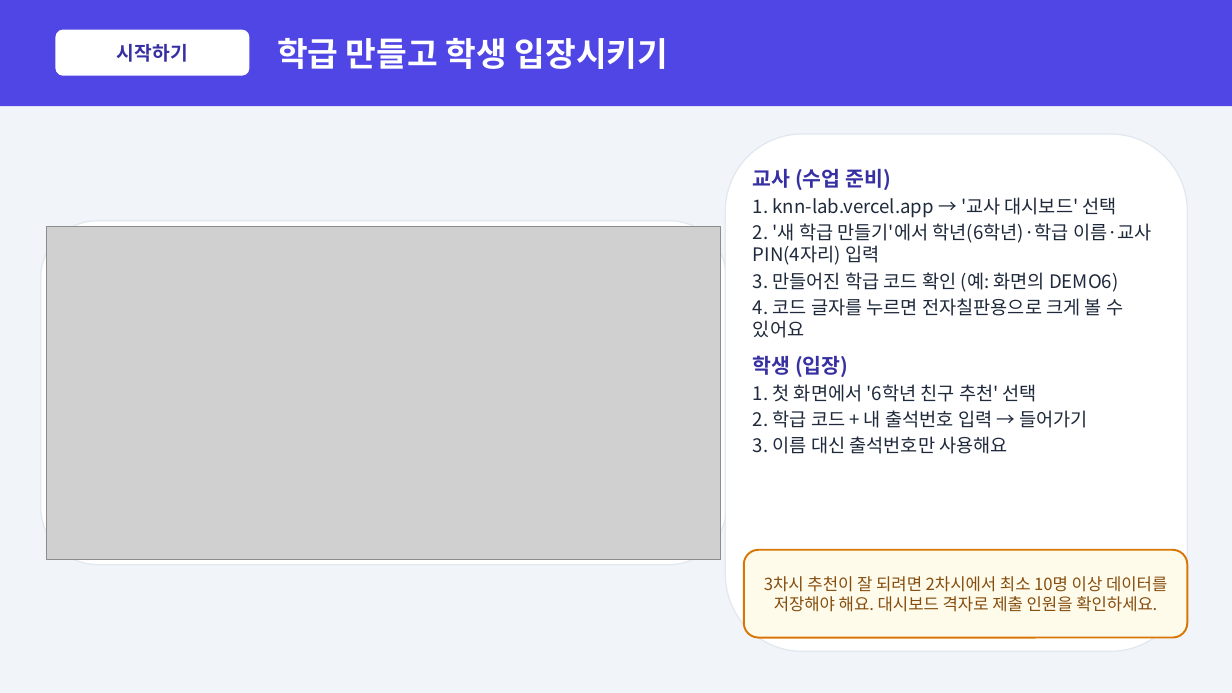
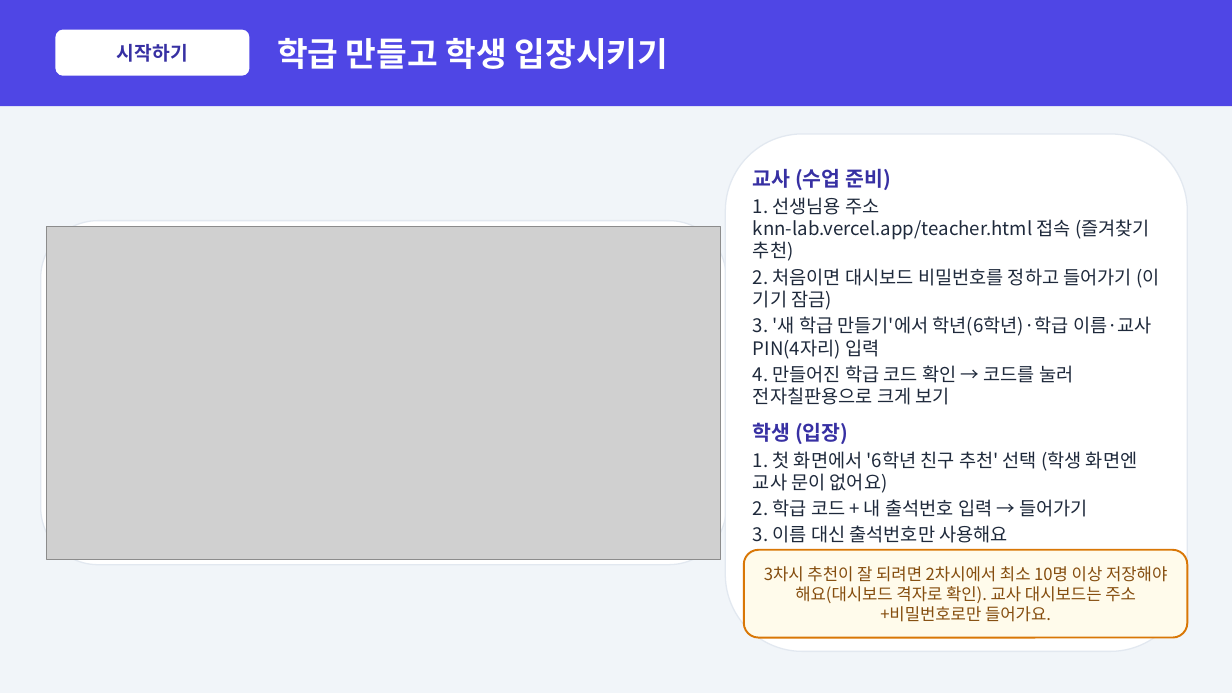
Before and after one commit to starrylifee/knn-lab, a slide deck: slide 2 of 설명서/KNN교실_6학년_사용설명서.pptx. Drawn at 1232x693 pixels with LibreOffice and Linux fonts; fonts in the diff are those of the drawing; grey boxes stand for pictures. Boxes give left, top, right and bottom in pixels: in the first picture for what was removed or moved away, otherwise in the second. Text is boxed around its words. In the diff, an @@ line names an element or a change of style, - is before the commit and + after.

```diff
--- a/설명서/KNN교실_6학년_사용설명서.pptx
+++ b/설명서/KNN교실_6학년_사용설명서.pptx
@@ text at [753,197,1159,405]: text changed @@
-1. knn-lab.vercel.app → '교사 대시보드' 선택
-2. '새 학급 만들기'에서 학년(6학년)·학급 이름·교사 PIN(4자리) 입력
-3. 만들어진 학급 코드 확인 (예: 화면의 DEMO6)
-4. 코드 글자를 누르면 전자칠판용으로 크게 볼 수 있어요
+1. 선생님용 주소 knn-lab.vercel.app/teacher.html 접속 (즐겨찾기 추천)
+2. 처음이면 대시보드 비밀번호를 정하고 들어가기 (이 기기 잠금)
+3. '새 학급 만들기'에서 학년(6학년)·학급 이름·교사 PIN(4자리) 입력
+4. 만들어진 학급 코드 확인 → 코드를 눌러 전자칠판용으로 크게 보기
@@ text at [753,451,1137,493]: text changed @@
-1. 첫 화면에서 '6학년 친구 추천' 선택
+1. 첫 화면에서 '6학년 친구 추천' 선택 (학생 화면엔 교사 문이 없어요)
@@ text in rounded rectangle at [764,566,1167,622]: text changed @@
-3차시 추천이 잘 되려면 2차시에서 최소 10명 이상 데이터를 저장해야 해요. 대시보드 격자로 제출 인원을 확인하세요.
+3차시 추천이 잘 되려면 2차시에서 최소 10명 이상 저장해야 해요(대시보드 격자로 확인). 교사 대시보드는 주소+비밀번호로만 들어가요.
```
Also in this commit, not shown: 1 other file.
